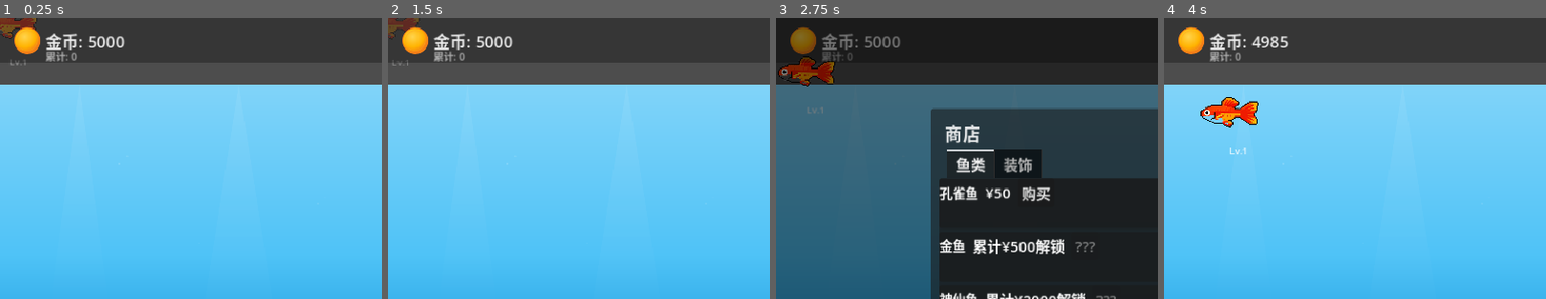
Above: before the commit, frames 1-4 (left to right).
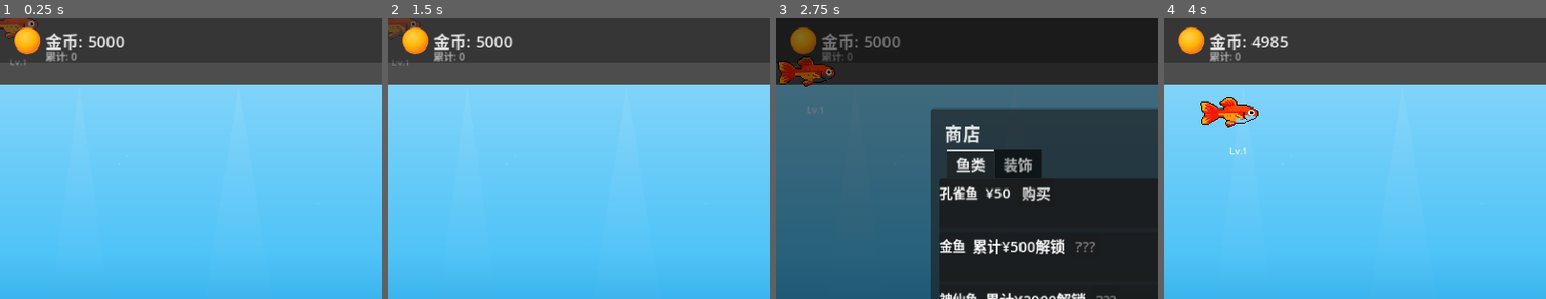
Above: after the commit, the same moments.

Repository: ZhanXuzhao/Deskquarium
Game: Godot game, scene res://main.tscn
Two runs of this game, one before a commit and one after it. Both use one fixed random seed, a clock stepped at 60 frames per second and the inputs below.
Inputs:
- Up to frame 1 (0.25 s): no input
- Up to frame 2 (1.5 s): click "菜单" at 0.5 s; click "重新开始游戏" at 1.25 s
- Up to frame 3 (2.75 s): click "商店" at 2 s
- Up to frame 4 (4 s): click "关闭" at 2.75 s; click "喂食" at 3.5 s
The pictures show only the part of the screen within x 0-50%, y 0-50%; the shares and areas given below are measured in that part.

The runs differ from the first frame. In frame 1, 0.2% of the frame differs, in the area x 0-10%, y 0-8%; in frame 2, 0.2%; in frame 3, 0.7%; in frame 4, 0.9%, in the area x 9-25%, y 28-39%.

Commit message:
fix: fish now face direction of swimming (flip_h instead of scale.x)

Diff:
--- a/scripts/fish/fish.gd
+++ b/scripts/fish/fish.gd
@@ -61,6 +61,7 @@
 
 	var scale_factor := 0.5 + level * 0.8 + species * 0.15
 	sprite.scale = Vector2(scale_factor, scale_factor) * 0.6
+	sprite.flip_h = direction < 0
 
 	level_label.text = "Lv.%d" % [get_level()]
 	level_label.modulate = Color(1, 1, 1, 0.8)
@@ -99,7 +100,7 @@
 	global_position += dir_vec * speed * delta
 
 	direction = sign(dir_vec.x)
-	sprite.scale.x = abs(sprite.scale.x) * direction
+	sprite.flip_h = direction < 0
 
 
 func _eat(delta: float) -> void:
@@ -113,7 +114,7 @@
 	global_position += dir_vec * speed * delta
 
 	direction = sign(dir_vec.x)
-	sprite.scale.x = abs(sprite.scale.x) * direction
+	sprite.flip_h = direction < 0
 
 	var dist := global_position.distance_to(target_food.global_position)
 	if dist < 20.0:
Binary file changed: assets/fish/fish_angelfish.png
Binary file changed: assets/fish/fish_arowana.png
Binary file changed: assets/fish/fish_goldfish.png
Binary file changed: assets/fish/fish_guppy.png
Not shown, added: flip_png.py
